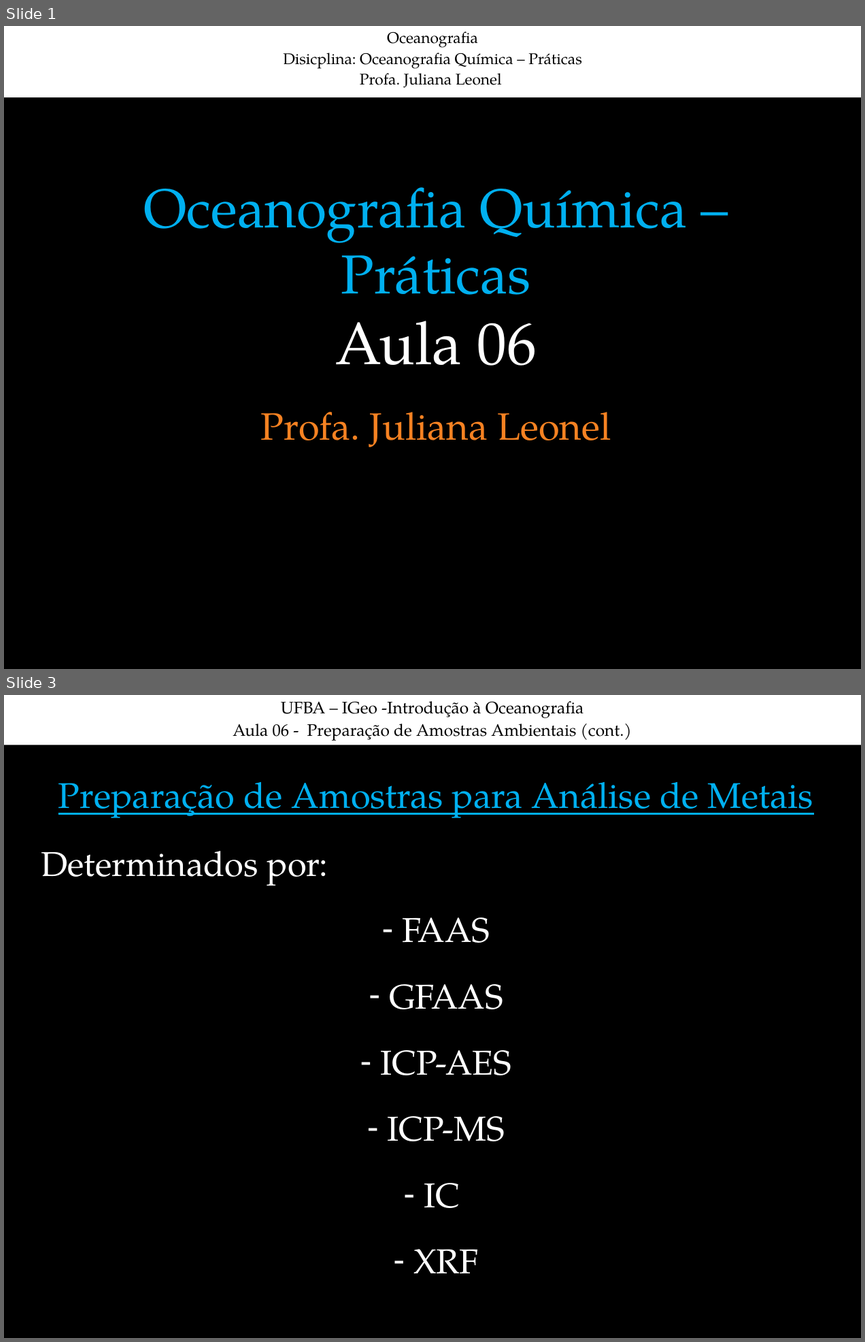
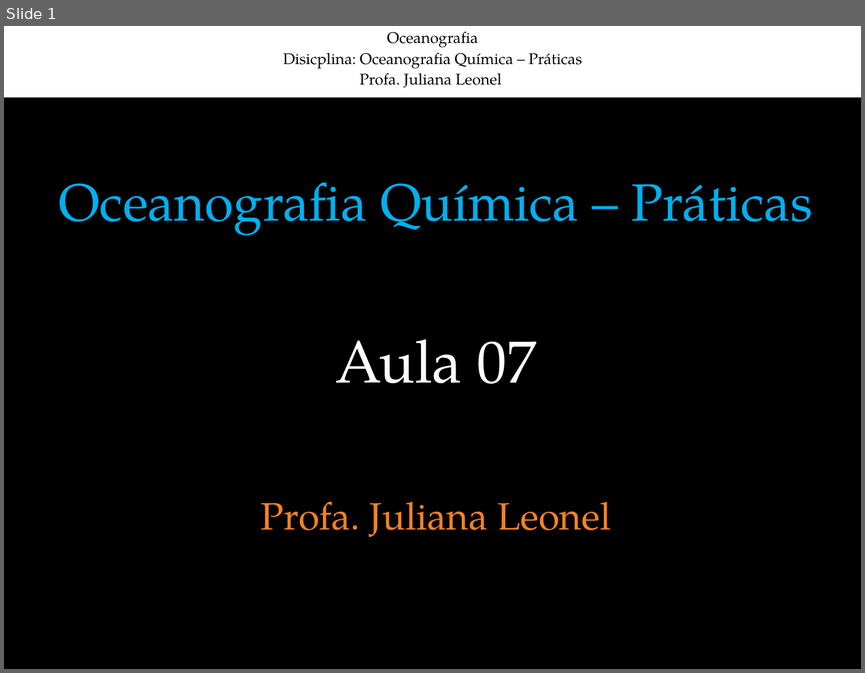
Before and after one commit to juoceano/chemicaloceanography2, a slide deck: classes/OceanoQuimica_Semana06(CC).ppt. Shown one above the other, each under a label of ours: slides 1 and 3 before the commit, slide 1 after it; the slides between them are not shown. The pictures are 865x1342 and 865x673 pixels, drawn with LibreOffice and Linux fonts; fonts in the diff are those of the drawing. Boxes give left, top, right and bottom in pixels: in the first picture for what was removed or moved away, otherwise in the second. Text is boxed around its words. In the diff, an @@ line names an element or a change of style, - is before the commit and + after.

```diff
--- a/classes/OceanoQuimica_Semana06(CC).ppt
+++ b/classes/OceanoQuimica_Semana06(CC).ppt
@@ slide 3 removed at [4,695,861,1338], background #000000 @@
@@ rectangle removed at [4,695,861,745] @@
-UFBA – IGeo -Introdução à Oceanografia
-Aula 06 - Preparação de Amostras Ambientais (cont.)
@@ text removed at [41,782,813,1273] @@
-Preparação de Amostras para Análise de Metais
-Determinados por:
-– FAAS
-– GFAAS
-– ICP-AES
-– ICP-MS
-– IC
-– XRF
@@ slide 1 changed as well @@
@@ title at [58,182,813,537]: text changed; size 46 to 44 pt @@
-Oceanografia Química – Práticas
-Aula 06
-Profa. Juliana Leonel
+Oceanografia Química – Práticas
+Aula 07
+Profa. Juliana Leonel
```
Also in this commit, not shown: 4 other slides changed, 15 slides added, 56 other slides removed, 3 other files.
